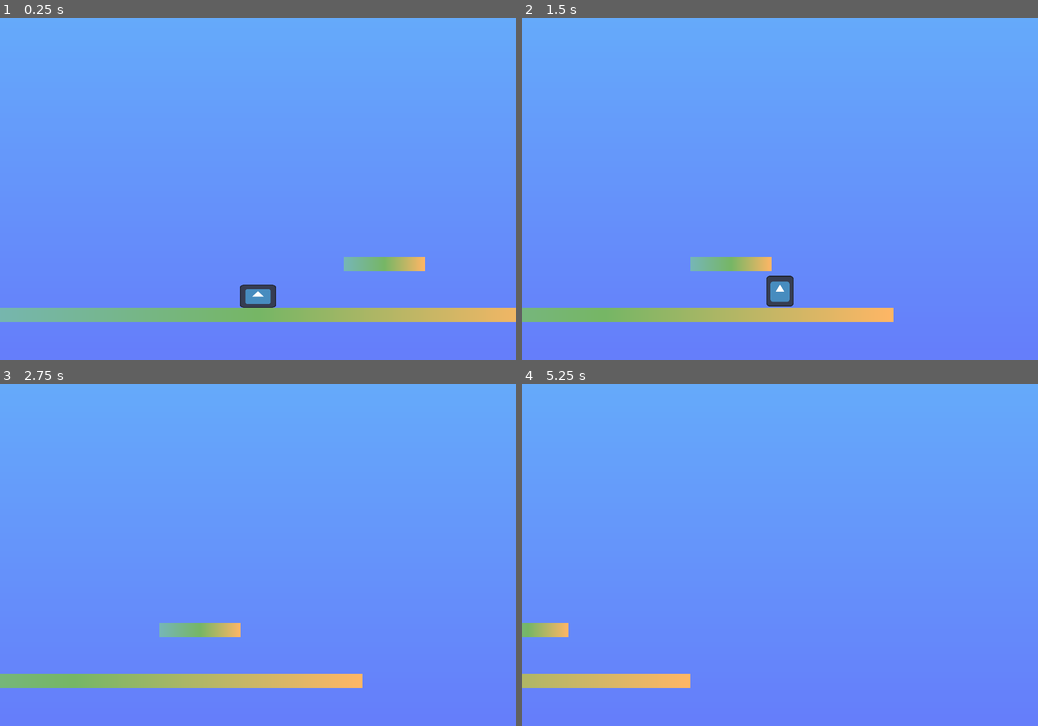
Above: before the commit, frames 1-4 (two rows, left to right).
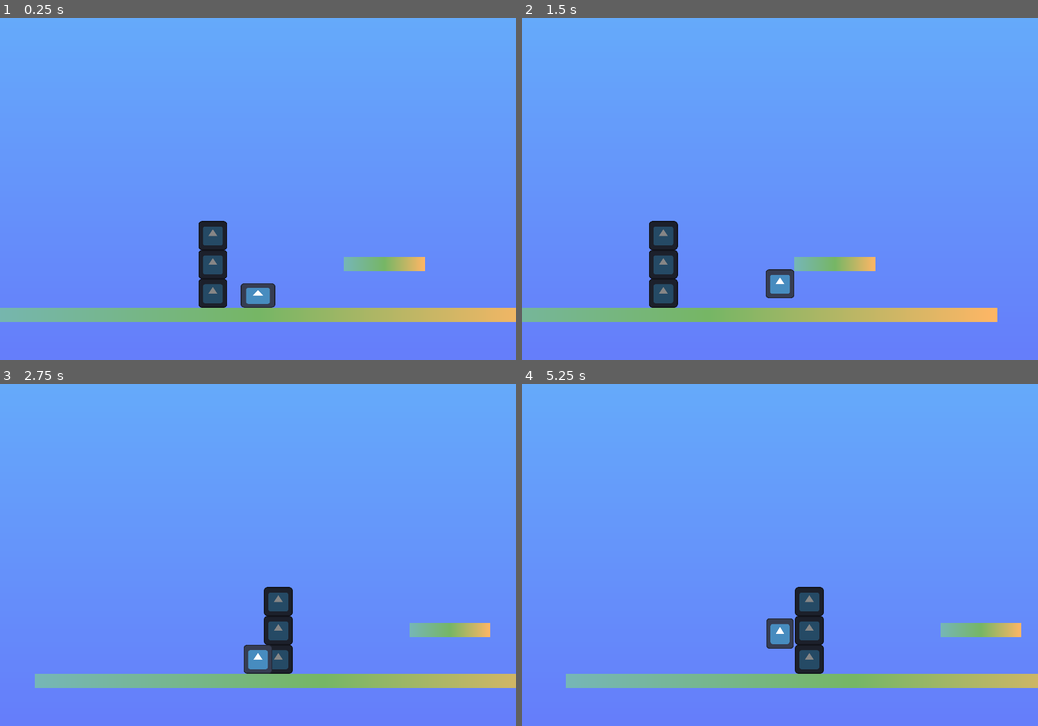
Above: after the commit, the same moments.

Repository: leafcabral/leafs-arcade
Game: Godot game, scene res://main/game_root.tscn
The game is run twice, just before and just after one commit, with the same random seed, the same clock (stepped at 60 frames per second) and the same inputs. The engine's default icon, where the game draws it, is replaced by a stand-in: a white triangle on a blue panel in a dark square.
Inputs:
- Up to frame 1 (0.25 s): no input
- Up to frame 2 (1.5 s): hold D (move_right) from 0.53 s (still down); tap W (jump) at 0.6, 0.77, 1.07, 1.35 s
- Up to frame 3 (2.75 s): tap W (jump) at 1.52, 1.82, 2.1 s; release D (move_right) at 2.03 s; hold A (move_left) from 2.03 s (still down)
- Up to frame 4 (5.25 s): release A (move_left) at 2.78 s; hold D (move_right) 2.78-4.28 s; tap W (jump) at 2.85, 3.02, 3.32, 3.6, 3.77, 4.07, 4.35, 4.52, 4.82, 5.1 s; hold A (move_left) 4.28-5.03 s; hold D (move_right) from 5.03 s (still down)

The runs differ from the first frame. In frame 1, 1.5% of the frame differs, in the area x 38-54%, y 59-85%; in frame 2, 6.7%; in frame 3, 7.2%, in the area x 0-100%, y 59-89%; in frame 4, 7.0%.

Commit message:
feat(tower_of_lmao): separate jump duration in time to peak and time to fall
Fix  jump duration and jump height not working properly.

Add player temporary sprite to map to check jump height

Diff:
--- a/5-tower-of-lmao/common/components/platformer_movement_2d.gd
+++ b/5-tower-of-lmao/common/components/platformer_movement_2d.gd
@@ -18,20 +18,21 @@
 @export_group("Horizontal Movement")
 @export_range(0, 1000, 0.1, "or_greater") var max_speed := 600.0
 @export_range(0, 5, 0.01, "or_greater") var acceleration_time := 0.1
-@export_range(0, 5, 0.01, "or_greater") var deceleration_time := 0.0
+@export_range(0, 5, 0.01, "or_greater") var deceleration_time := 0.05
 @export var directional_snap := true
 
 @export_group("Vertical Movement")
-@export_range(-10, 10, 0.01) var gravity_scale := 2.5
-@export_range(0, 1000, 0.1, "or_greater") var jump_height := 600.0
-@export_range(0, 5, 0.01, "or_greater") var jump_duration := 0.7
+@export_range(0, 1000, 0.1, "or_greater") var jump_height := 64.0
+@export_range(0, 2, 0.01, "or_greater") var time_to_peak := 0.3
+@export_range(0, 2, 0.01, "or_greater") var time_to_fall := 0.3
 @export_range(0, 5000, 0.1, "or_greater") var terminal_falling_velocity := 2000.0
-@export_subgroup("Responsiveness")
+
+@export_group("Quality of Life")
 @export_range(0, 1, 0.01) var variable_jump_scale := 0.5
 @export_range(0, 5, 0.01, "or_greater") var jump_buffering_time := 0.05
 @export_range(0, 5, 0.01, "or_greater") var coyote_jump_time := 0.1
 @export_subgroup("Corner Correction", "corner_correction_")
-@export_range(0, 32, 0.01, "or_greater") var corner_correction_amount := 5.0:
+@export_range(0, 32, 0.01, "or_greater") var corner_correction_amount := 16.0:
 	set(value):
 		corner_correction_amount = value
 		_update_corner_correction_properties()
@@ -39,7 +40,7 @@
 	set(value):
 		corner_correction_offset = value
 		_update_corner_correction_properties()
-@export_range(0, 100, 0.01, "or_greater") var corner_correction_distance_between := 32.0:
+@export_range(0, 100, 0.01, "or_greater") var corner_correction_distance_between := 64.0:
 	set(value):
 		corner_correction_distance_between = value
 		_update_corner_correction_properties()
@@ -124,6 +125,14 @@
 		coyote_jump = max(0, coyote_jump - delta)
 
 
+func get_gravity() -> Vector2:
+	return Vector2(0, 2 * jump_height / pow(
+			time_to_peak if velocity.y < 0 else time_to_fall,
+			2
+		)
+	)
+
+
 func _handle_horizontal_movement(delta: float) -> void:
 	var delta_speed := max_speed * delta
 
@@ -147,7 +156,7 @@
 			is_airbourne = false
 			hit_floor.emit()
 	else:
-		velocity += parent.get_gravity() * gravity_scale * delta
+		velocity += get_gravity() * delta
 		velocity.y = min(velocity.y, terminal_falling_velocity)
 		is_airbourne = true
 
@@ -157,7 +166,7 @@
 		coyote_jump = coyote_jump_time
 
 	if (jump_buffering > 0 and on_floor) or (coyote_jump > 0 and Input.is_action_just_pressed(input_jump)):
-			velocity.y = - 2 * jump_height * jump_duration
+			velocity.y = - (2 * jump_height) / time_to_peak
 			jump_buffering = 0
 			coyote_jump = 0
 			if not is_airbourne:
--- a/5-tower-of-lmao/entities/player/player.tscn
+++ b/5-tower-of-lmao/entities/player/player.tscn
@@ -22,8 +22,9 @@
 
 [node name="PlatformerMovement2D" type="Node2D" parent="."]
 script = ExtResource("3_sglur")
+jump_height = 128.0
+time_to_peak = 0.4
 corner_correction_offset = Vector2(0, -32)
-corner_correction_distance_between = 64.0
 metadata/_custom_type_script = "uid://4s62gvwpjvxj"
 
 [connection signal="hit_floor" from="PlatformerMovement2D" to="." method="_on_platformer_movement_2d_hit_floor"]
--- a/5-tower-of-lmao/main/game_root.tscn
+++ b/5-tower-of-lmao/main/game_root.tscn
@@ -1,7 +1,8 @@
-[gd_scene load_steps=5 format=3 uid="uid://chtr8cd86u401"]
+[gd_scene load_steps=6 format=3 uid="uid://chtr8cd86u401"]
 
 [ext_resource type="PackedScene" uid="uid://dg2hpc4g0evkm" path="res://main/world/world.tscn" id="1_oc7al"]
 [ext_resource type="PackedScene" uid="uid://b6uvxvcf0811" path="res://entities/player/player.tscn" id="2_mf5tn"]
+[ext_resource type="Texture2D" uid="uid://dmg650n3i811n" path="res://icon.svg" id="3_sd42p"]
 
 [sub_resource type="Gradient" id="Gradient_mf5tn"]
 colors = PackedColorArray(0.39607844, 0.49411765, 0.98039216, 1, 0.39607844, 0.6901961, 0.98039216, 1)
@@ -34,3 +35,25 @@
 limit_bottom = 600
 drag_left_margin = 0.1
 drag_right_margin = 0.1
+
+[node name="Node2D" type="Node2D" parent="World"]
+modulate = Color(0.5271547, 0.5271547, 0.5271547, 1)
+position = Vector2(300, 484)
+
+[node name="Icon" type="Sprite2D" parent="World/Node2D"]
+z_index = -1
+position = Vector2(0, -32)
+scale = Vector2(0.5, 0.5)
+texture = ExtResource("3_sd42p")
+
+[node name="Icon2" type="Sprite2D" parent="World/Node2D"]
+z_index = -1
+position = Vector2(0, -96)
+scale = Vector2(0.5, 0.5)
+texture = ExtResource("3_sd42p")
+
+[node name="Icon3" type="Sprite2D" parent="World/Node2D"]
+z_index = -1
+position = Vector2(0, -160)
+scale = Vector2(0.5, 0.5)
+texture = ExtResource("3_sd42p")
